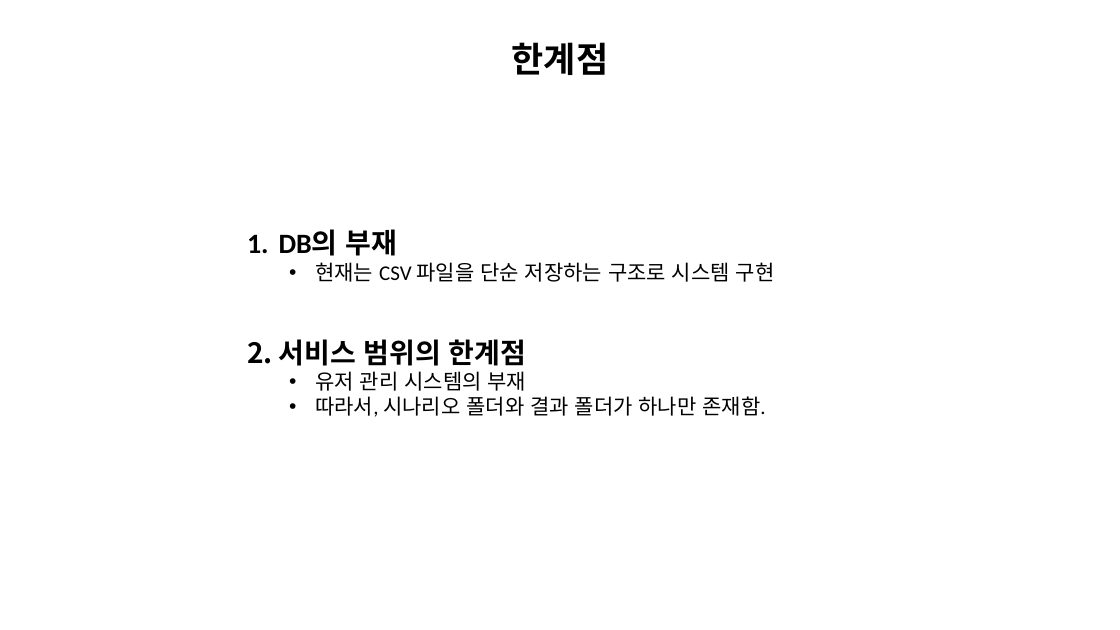
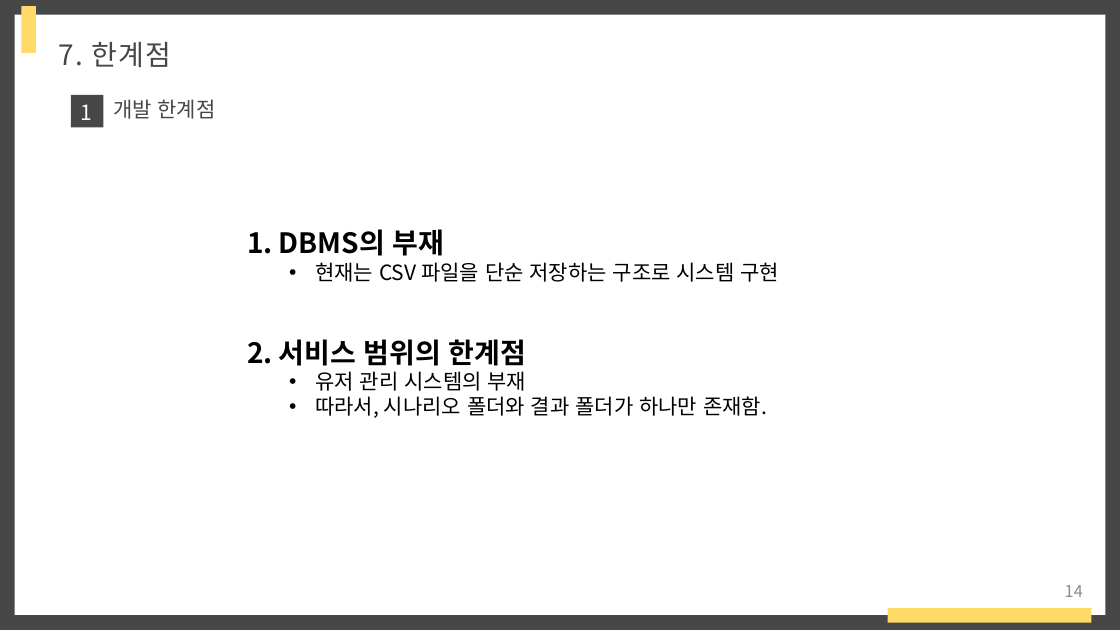
Before and after one commit to raccoon-coding/Eins-Internship, a slide deck: slide 14 of 아인스에스엔시 발표.pptx (slide 13 before the commit). Drawn at 1120x630 pixels with LibreOffice and Linux fonts; fonts in the diff are those of the drawing. Boxes give left, top, right and bottom in pixels: in the first picture for what was removed or moved away, otherwise in the second. Text is boxed around its words. In the diff, an @@ line names an element or a change of style, - is before the commit and + after.

```diff
--- a/아인스에스엔시 발표.pptx
+++ b/아인스에스엔시 발표.pptx
@@ background #FFFFFF to #474747 @@
@@ rectangle added at (14, 14, 1106, 615), fill #FFFFFF @@
@@ rectangle added at (21, 5, 36, 53), fill #FFDA67 @@
@@ text at (59, 42, 172, 67): text changed; size 30 to 24 pt; font Calibri to Noto Sans CJK KR; text colour #000000 to #474747; bold off @@
-한계점
+7. 한계점
@@ rectangle added at (71, 95, 103, 128), fill #474747 @@
@@ text added at (81, 104, 93, 120), 18 pt, text #FFFFFF @@
+1
@@ text added at (113, 99, 216, 119), 18 pt, text #474747 @@
+개발 한계점
@@ text at (279, 229, 445, 256): text changed; font Calibri to Noto Sans CJK KR @@
-1. DB의 부재
+1. DBMS의 부재
@@ text at (279, 262, 779, 418): font Calibri to Noto Sans CJK KR @@
@@ page number added at (1065, 585, 1083, 597), 14 pt, text #8C8C8C @@
+14
@@ rectangle added at (888, 608, 1091, 623), fill #FFDA67 @@
```
Also in this commit, not shown: 12 other slides changed, 1 slide added, 28 other files.
